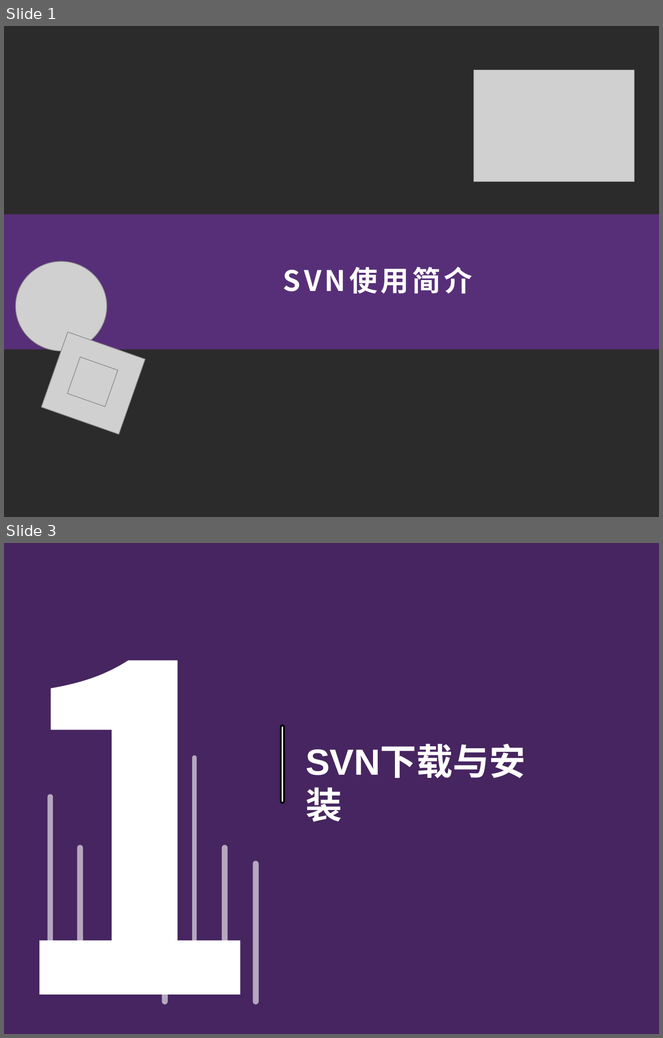
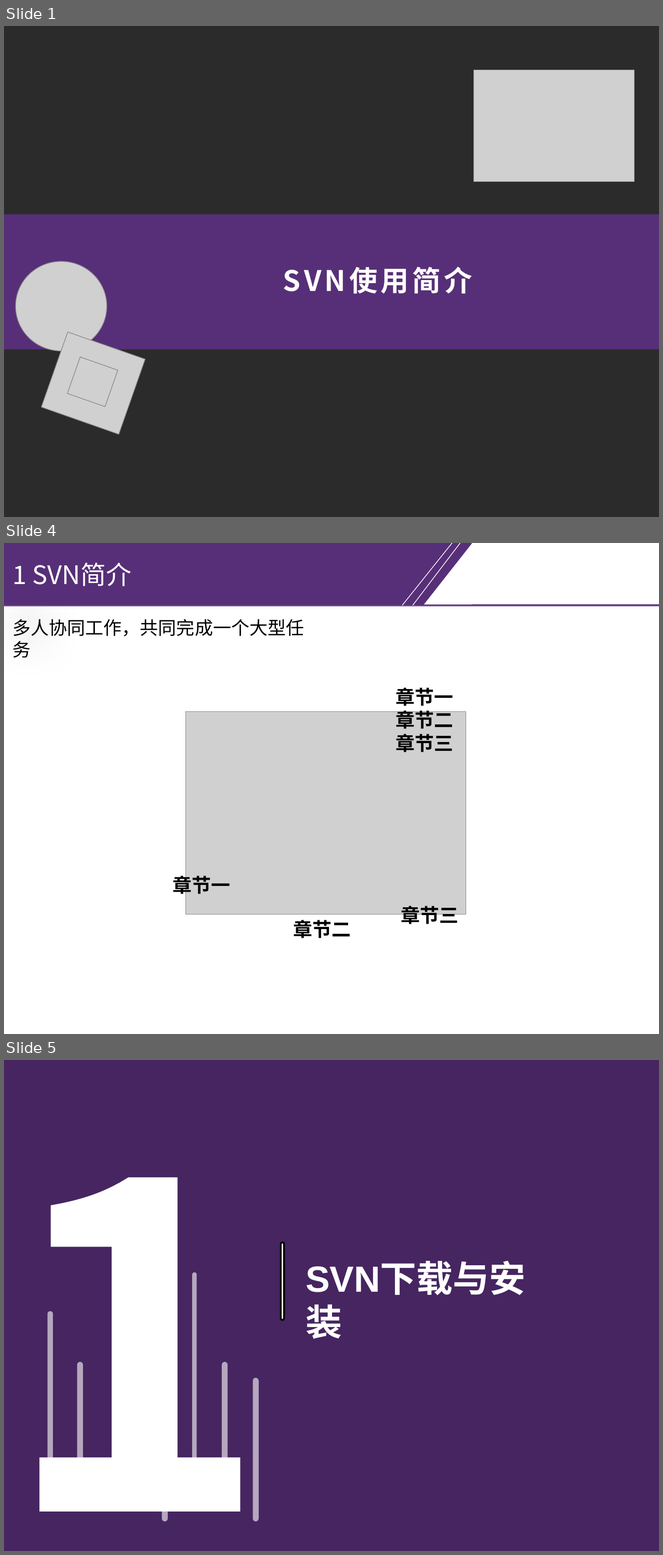
Before and after one commit to chrgu000/JuXin, a slide deck: Original/Files/天河制造/SVN培训PPT-20180416_v1.2.pptx. Shown one above the other, each under a label of ours: slides 1 and 3 before the commit, slides 1, 4 and 5 after it; the slides between them are not shown. The pictures are 663x1038 and 663x1555 pixels, drawn with LibreOffice and Linux fonts; fonts in the diff are those of the drawing; grey boxes stand for pictures; background and template pictures are left out; a plain dark background stands for a picture behind light text. Boxes give left, top, right and bottom in pixels: in the first picture for what was removed or moved away, otherwise in the second. Text is boxed around its words. In the diff, an @@ line names an element or a change of style, - is before the commit and + after.

```diff
--- a/Original/Files/天河制造/SVN培训PPT-20180416_v1.2.pptx
+++ b/Original/Files/天河制造/SVN培训PPT-20180416_v1.2.pptx
@@ slide 4 added at (4, 543, 659, 1034), background picture (left out) @@
@@ group added at (4, 543, 659, 605): 3 lines, 3 right triangles, 3 rectangles, 1 ellipse @@
@@ text added at (12, 562, 132, 586), 28 pt, text #FFFFFF @@
+1 SVN简介
@@ text added at (12, 619, 304, 637), 20 pt, text #000000 @@
+多人协同工作，共同完成一个大型任务
@@ text added at (396, 688, 454, 753), 21.1 pt, text #000000, bold @@
+章节一
+章节二
+章节三
@@ picture added at (185, 712, 466, 914) @@
@@ text added at (173, 873, 231, 898), 21.1 pt, text #000000, bold @@
+章节一
@@ text added at (401, 906, 459, 927), 21.1 pt, text #000000, bold @@
+章节三
@@ text added at (294, 920, 351, 939), 21.1 pt, text #000000, bold @@
+章节二
@@ what was slide 3 is now slide 5 @@
```
Also in this commit, not shown: 6 slides changed, 4 other slides added, 1 slide removed, 13 other files.
